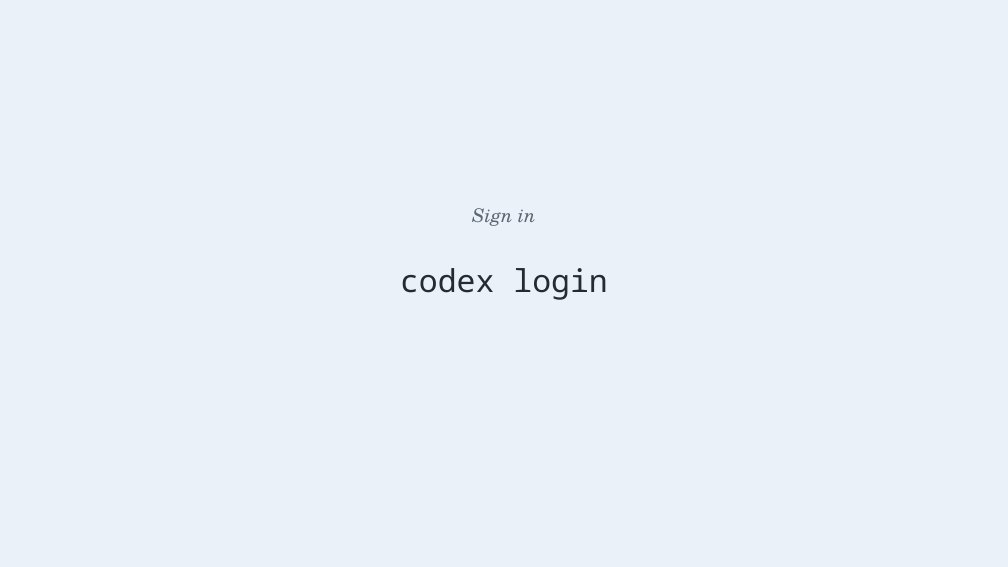
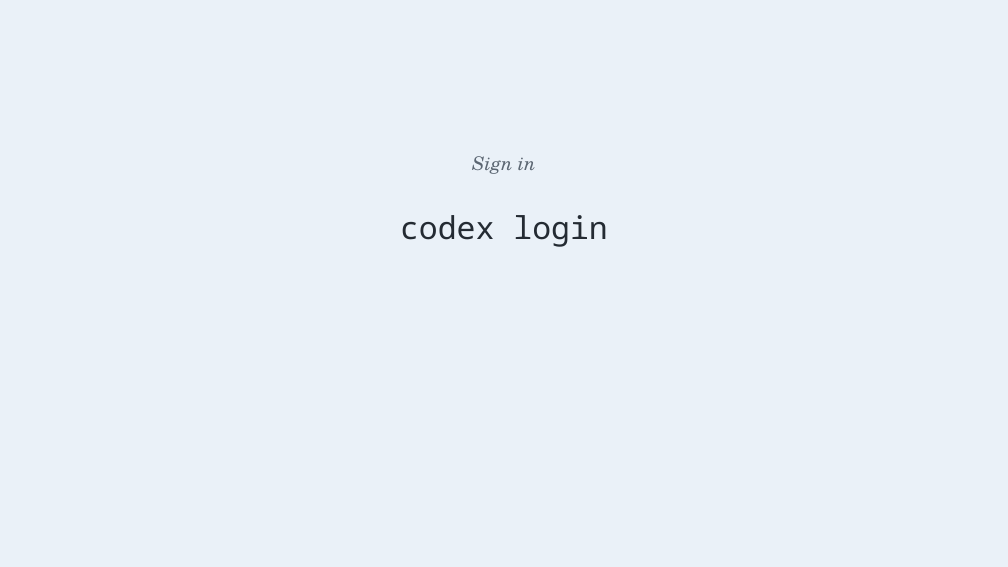
Before and after one commit to benjiesotelo-sudo/Telos_FIN1209, a slide deck: slide 7 of special-lecture/FIN1209-Special-Lecture-1-Setup.pptx. Drawn at 1008x567 pixels with LibreOffice and Linux fonts; fonts in the diff are those of the drawing. Boxes give left, top, right and bottom in pixels: in the first picture for what was removed or moved away, otherwise in the second. Text is boxed around its words. In the diff, an @@ line names an element or a change of style, - is before the commit and + after.

```diff
--- a/special-lecture/FIN1209-Special-Lecture-1-Setup.pptx
+++ b/special-lecture/FIN1209-Special-Lecture-1-Setup.pptx
@@ text "Sign in": place and size @@
-text "Sign in" at (472, 208, 536, 226)
+text "Sign in" at (472, 156, 536, 174)
@@ text "codex login": place and size @@
-text "codex login" at (400, 268, 607, 300)
+text "codex login" at (400, 215, 607, 247)
```
Also in this commit, not shown: 8 other slides changed, 3 other files.
